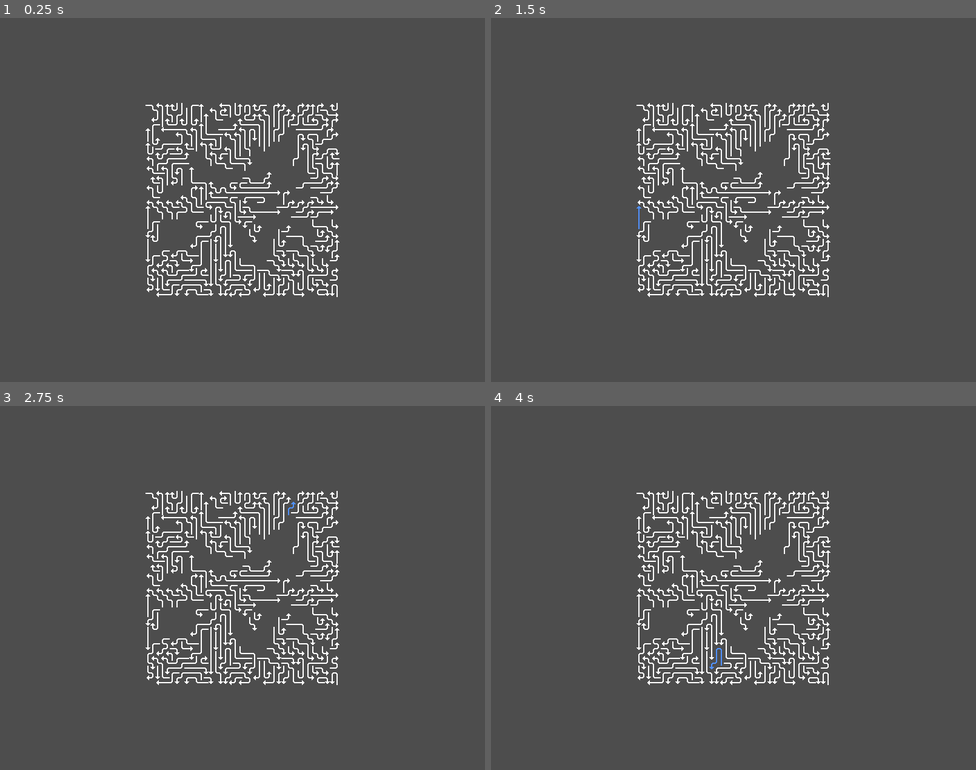
Above: before the commit, frames 1-4 (two rows, left to right).
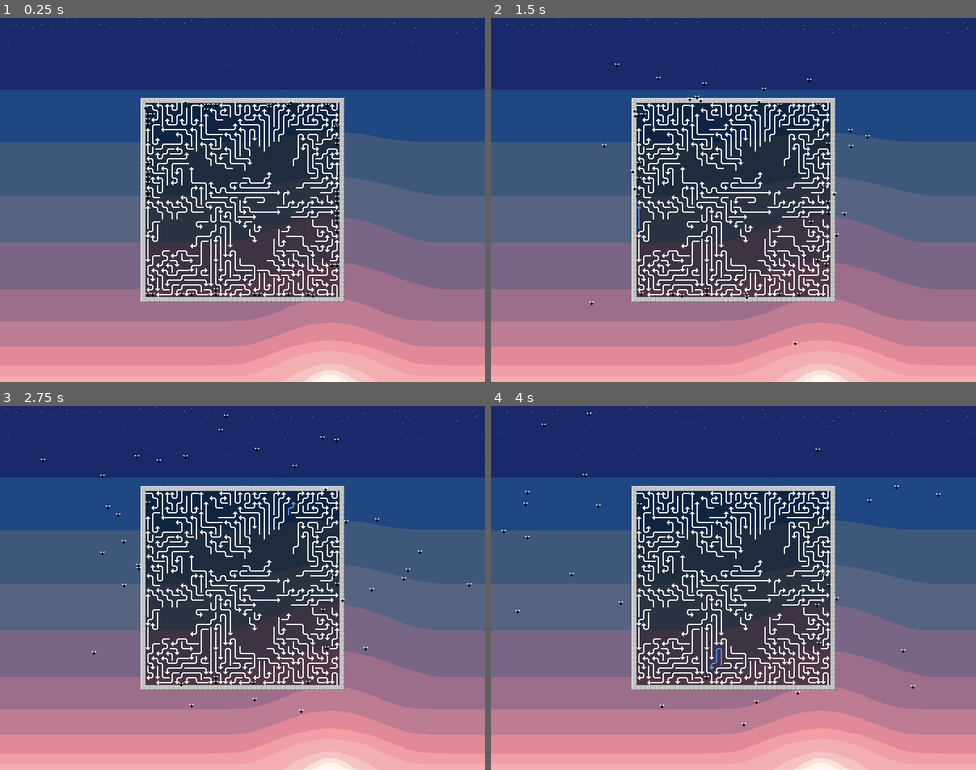
Above: after the commit, the same moments.

Repository: paulguy/arrow-game
Game: Godot game, scene res://game.tscn
Same seed, same stepped clock (60 frames per second), same inputs: the game is played once before the commit and once after it. Before the commit the project starts from res://ArrowView.tscn.
Inputs (mouse positions are in pixels of both pictures, inside the frame that each line leads up to):
- Up to frame 1 (0.25 s): no input
- Up to frame 2 (1.5 s): tap Enter at 0.5 s; move the mouse to (840, 181) at 0.52 s; click (840, 181) at 0.67 s; move the mouse to (636, 218) at 1.27 s; click (636, 218) at 1.42 s
- Up to frame 3 (2.75 s): move the mouse to (291, 507) at 2.02 s; click (291, 507) at 2.17 s
- Up to frame 4 (4 s): move the mouse to (709, 660) at 2.77 s; click (709, 660) at 2.92 s; move the mouse to (879, 642) at 3.52 s; click (879, 642) at 3.67 s

The runs differ from the first frame. In frame 1, 95% of the frame differs, in the area x 0-100%, y 0-100%; in frame 2, 95%; in frame 3, 95%; in frame 4, 95%.

Commit message:
Fix flies.
And various other odd bugs and inconsistencies.
Also added some background graphics.

Diff:
--- a/ArrowMap.gd
+++ b/ArrowMap.gd
@@ -15,6 +15,7 @@
 var size : Vector2i
 var snakes : Array[Snake]
 var occupied_by : PackedInt32Array
+var fly_id : int
 
 const OPPOSITE_SIDE : Dictionary[Side, Side] = {
 	SIDE_TOP: SIDE_BOTTOM,
@@ -68,6 +69,10 @@
 	SIDE_RIGHT: Vector2i.RIGHT
 }
 
+func space_occupied(pos : Vector2i) -> bool:
+	return occupied_by[size.x * pos.y + pos.x] >= 0 and \
+		   occupied_by[size.x * pos.y + pos.x] < len(snakes)
+
 func get_free_direction(pos : Vector2i, towards : Side) -> int:
 	var decision : Vector4 = Vector4(1.0, 1.0, 1.0, 1.0)
 
@@ -110,10 +115,10 @@
 
 	# try to prioritize following around edges and in to crevaces
 	if not top_edge:
-		if not left_edge and occupied_by[size.x * (pos.y - 1) + pos.x - 1] >= 0:
+		if not left_edge and space_occupied(pos + Vector2i.UP + Vector2i.LEFT):
 			# up left blocked
 			decision[SIDE_LEFT] *= FOLLOW_PREFERENCE
-		if occupied_by[size.x * (pos.y - 1) + pos.x] >= 0:
+		if space_occupied(pos + Vector2i.UP):
 			# up blocked
 			decision[SIDE_TOP] = 0.0
 			# prefer to follow parallel
@@ -121,55 +126,55 @@
 				decision[SIDE_LEFT] *= FOLLOW_PREFERENCE
 			elif towards == SIDE_RIGHT:
 				decision[SIDE_RIGHT] *= FOLLOW_PREFERENCE
-		if not right_edge and occupied_by[size.x * (pos.y - 1) + pos.x + 1] >= 0:
+		if not right_edge and space_occupied(pos + Vector2i.UP + Vector2i.RIGHT):
 			# up right blocked
 			decision[SIDE_RIGHT] *= FOLLOW_PREFERENCE
 
 	if not bottom_edge:
 		# away from bottom edge
-		if not left_edge and occupied_by[size.x * (pos.y + 1) + pos.x - 1] >= 0:
+		if not left_edge and space_occupied(pos + Vector2i.DOWN + Vector2i.LEFT):
 			# down left blocked
 			decision[SIDE_LEFT] *= FOLLOW_PREFERENCE
-		if occupied_by[size.x * (pos.y + 1) + pos.x] >= 0:
+		if space_occupied(pos + Vector2i.DOWN):
 			# down blocked
 			decision[SIDE_BOTTOM] = 0.0
 			if towards == SIDE_LEFT:
 				decision[SIDE_LEFT] *= FOLLOW_PREFERENCE
 			elif towards == SIDE_RIGHT:
 				decision[SIDE_RIGHT] *= FOLLOW_PREFERENCE
-		if not right_edge and occupied_by[size.x * (pos.y + 1) + pos.x + 1] >= 0:
+		if not right_edge and space_occupied(pos + Vector2i.DOWN + Vector2i.RIGHT):
 			# down right blocked
 			decision[SIDE_RIGHT] *= FOLLOW_PREFERENCE
 
 	if not left_edge:
 		# away from left edge
-		if not top_edge and occupied_by[size.x * (pos.y - 1) + pos.x - 1] >= 0:
+		if not top_edge and space_occupied(pos + Vector2i.UP + Vector2i.LEFT):
 			# up left blocked
 			decision[SIDE_TOP] *= FOLLOW_PREFERENCE
-		if occupied_by[size.x * pos.y + pos.x - 1] >= 0:
+		if space_occupied(pos + Vector2i.LEFT):
 			# left blocked
 			decision[SIDE_LEFT] = 0.0
 			if towards == SIDE_TOP:
 				decision[SIDE_TOP] *= FOLLOW_PREFERENCE
 			elif towards == SIDE_BOTTOM:
 				decision[SIDE_BOTTOM] *= FOLLOW_PREFERENCE
-		if not bottom_edge and occupied_by[size.x * (pos.y + 1) + pos.x - 1] >= 0:
+		if not bottom_edge and space_occupied(pos + Vector2i.DOWN + Vector2i.LEFT):
 			# down left blocked
 			decision[SIDE_BOTTOM] *= FOLLOW_PREFERENCE
 
 	if not right_edge:
 		# away from right edge
-		if not top_edge and occupied_by[size.x * (pos.y - 1) + pos.x + 1] >= 0:
+		if not top_edge and space_occupied(pos + Vector2i.UP + Vector2i.RIGHT):
 			# up right blocked
 			decision[SIDE_TOP] *= FOLLOW_PREFERENCE
-		if occupied_by[size.x * pos.y + pos.x + 1] >= 0:
+		if space_occupied(pos + Vector2i.RIGHT):
 			# right blocked
 			decision[SIDE_RIGHT] = 0.0
 			if towards == SIDE_TOP:
 				decision[SIDE_TOP] *= FOLLOW_PREFERENCE
 			elif towards == SIDE_BOTTOM:
 				decision[SIDE_BOTTOM] *= FOLLOW_PREFERENCE
-		if not bottom_edge and occupied_by[size.x * (pos.y + 1) + pos.x + 1] >= 0:
+		if not bottom_edge and space_occupied(pos + Vector2i.DOWN + Vector2i.RIGHT):
 			# down right blocked
 			decision[SIDE_BOTTOM] *= FOLLOW_PREFERENCE
 
@@ -217,6 +222,12 @@
 	occupied_by[size.x * pos.y + pos.x] = snake_index
 	tile_map.set_cell(pos, 0, Vector2i(0, snake_part))
 
+func apply_fly(pos : Vector2i,
+			   _snake_part : int,
+			   _snake_index : int,
+			   _arg):
+	occupied_by[size.x * pos.y + pos.x] = fly_id
+
 func delete_map(pos : Vector2i,
 				_snake_part : int,
 				_snake_index : int,
@@ -289,6 +300,13 @@
 	do_apply_snake(index, delete_map)
 	snakes[index] = DEAD_SNAKE
 
+func delete_snake_fly(index : int):
+	var snake : Snake = snakes[index]
+	if snake == DEAD_SNAKE:
+		return
+	do_apply_snake(index, apply_fly)
+	snakes[index] = DEAD_SNAKE
+
 func delete_snake_tilemap(index : int, tile_map : TileMapLayer):
 	do_apply_snake(index, delete_tilemap, tile_map)
 
@@ -302,19 +320,14 @@
 func delete_snake_astar(index : int, astar : AStarGrid2D):
 	do_apply_snake(index, delete_astar, astar)
 
-func apply_map_full(tile_map : TileMapLayer):
-	tile_map.clear()
-
-	for i in len(snakes):
-		apply_snake_tilemap(i, tile_map)
-
-	tile_map.notify_runtime_tile_data_update()
-
 func apply_astar(astar : AStarGrid2D):
+	var pos : Vector2i
+
 	for y in size.y:
 		for x in size.x:
-			if occupied_by[size.x * y + x] < 0:
-				astar.set_point_solid(Vector2i(x, y), false)
+			pos = Vector2i(x, y)
+			if not space_occupied(pos):
+				astar.set_point_solid(pos, false)
 
 func do_move_snake(index : int,
 				   towards : Side,
@@ -376,9 +389,8 @@
 	snakes.append(snake)
 	var index : int = len(snakes) - 1
 	do_apply_snake(index, apply_map_checked)
-	var update : Vector2i = UPDATE_POS[towards]
 	for i in initial:
-		if occupied_by[size.x * (snake.pos.y + update.y) + (snake.pos.x + update.x)] >= 0:
+		if space_occupied(snake.pos + UPDATE_POS[towards]):
 			break
 		do_move_snake(index, towards, apply_map_checked)
 	for i in length - 2:
@@ -403,6 +415,7 @@
 	occupied_by.fill(-1)
 	snakes = []
 
+	# just access occupied_by directly here because flies aren't placed yet
 	var empties : bool = true
 	var chance : float = BASE_CHANCE
 	while empties:
@@ -446,47 +459,34 @@
 					chance = BASE_CHANCE
 			chance *= CHANCE_MULTIPLIER
 
+	# use an out of range ID for flies
+	fly_id = len(snakes) + 1
+
 	# final process the snakes
 	for i in len(snakes):
 		# delete overly short snakes
 		if len(snakes[i].nextTowards) < min_length - 1:
-			# TODO create flies
-			delete_snake_map(i)
+			delete_snake_fly(i)
 		else:
 			# snakes are coming in from the edges, so point them back towards the edges
 			snakes[i].reverse()
 			do_apply_snake(i, apply_map)
 
+func apply_map_full(tile_map : TileMapLayer):
+	tile_map.clear()
+
+	for i in len(snakes):
+		apply_snake_tilemap(i, tile_map)
+	for y in size.y:
+		for x in size.x:
+			if occupied_by[size.x * y + x] == fly_id:
+				tile_map.set_cell(Vector2i(x, y), 0, Vector2i(0, ArrowCell.FLY))
+
+	tile_map.notify_runtime_tile_data_update()
+
 func select_snake(pos : Vector2i) -> int:
-	if pos.x < 0 or pos.y < 0 or pos.x >= size.x or pos.y >= size.y:
+	if pos.x < 0 or pos.y < 0 or \
+	   pos.x >= size.x or pos.y >= size.y or \
+	   not space_occupied(pos):
 		return -1
 	return occupied_by[size.x * pos.y + pos.x]
-
-func get_random_free_fly(astar : AStarGrid2D) -> Array[Vector2i]:
-	var from : Vector2i = Vector2i(randi_range(astar.region.position.x + 1, astar.region.end.x - 2),
-								   randi_range(astar.region.position.y + 1, astar.region.end.y - 2))
-	# TODO select from flies
-	return []
-
-	var center : Vector2i = astar.region.get_center()
-	var to : Vector2i = Vector2i.ZERO
-	if from.x > size.y - 1 - from.y:
-		if from.x > from.y:
-			# right
-			to = Vector2i(astar.region.end.x - 1, center.y)
-		else:
-			# bottom
-			to = Vector2i(center.x, astar.region.end.y - 1)
-	else:
-		if from.x > from.y:
-			# top
-			to = Vector2i(center.x, astar.region.position.y)
-		else:
-			# left
-			to = Vector2i(astar.region.position.x, center.y)
-
-	var path : Array[Vector2i] = astar.get_id_path(from, to)
-	if len(path) > 0:
-		# TODO delete fly
-		return path
-	return []
--- a/ArrowView.gd
+++ b/ArrowView.gd
@@ -1,7 +1,6 @@
 extends Node2D
 
 const FLY_CHANCE : float = 0.01
-const DEFAULT_SIZE : Vector2i = Vector2i(40, 40)
 
 @onready var tile_map : TileMapLayer = $"ArrowTileMap"
 var fly_res : Resource = preload("res://fly.tscn")
@@ -14,8 +13,10 @@
 var offscreen_overhang : int
 var astar : AStarGrid2D
 
+func _ready():
+	position = tile_map.tile_set.tile_size
+
 func make_map(size : Vector2i):
-	position = (get_viewport_rect().end - Vector2(size * tile_map.tile_set.tile_size)) / 2.0
 	if arrow_map != null:
 		arrow_map.free()
 	arrow_map = ArrowMap.new(size, 3, 10)
@@ -32,9 +33,6 @@
 
 	arrow_map.apply_astar(astar)
 	#astar.update()
-
-func _ready():
-	make_map(DEFAULT_SIZE)
 
 func set_snake_column(snake : Snake, column : int):
 	var pos : Vector2i = snake.pos
@@ -63,18 +61,58 @@
 					set_snake_column(arrow_map.snakes[snake_idx], 1)
 					last_snake = snake_idx
 
+func get_fly_path(from : Vector2i) -> Array[Vector2i]:
+	var center : Vector2i = astar.region.get_center()
+	var to : Vector2i = Vector2i.ZERO
+	if from.x > arrow_map.size.y - 1 - from.y:
+		if from.x > from.y:
+			# right
+			to = Vector2i(astar.region.end.x - 1, center.y)
+		else:
+			# bottom
+			to = Vector2i(center.x, astar.region.end.y - 1)
+	else:
+		if from.x > from.y:
+			# top
+			to = Vector2i(center.x, astar.region.position.y)
+		else:
+			# left
+			to = Vector2i(astar.region.position.x, center.y)
+
+	return astar.get_id_path(from, to)
+
+func clear_fly(from : Vector2i):
+	# mark space empty
+	arrow_map.occupied_by[arrow_map.size.x * from.y + from.x] = -1
+	tile_map.erase_cell(from)
+
+func pop_random_free_fly(astar : AStarGrid2D) -> Array[Vector2i]:
+	# select within borders, astar grid is from -1,-1 to size+2, size+2
+	var from : Vector2i = Vector2i(randi_range(0, astar.region.end.x - 2),
+								   randi_range(0, astar.region.end.y - 2))
+	if tile_map.get_cell_atlas_coords(from).y != ArrowMap.ArrowCell.FLY:
+		# if not a fly, return
+		return []
+
+	var path : Array[Vector2i] = get_fly_path(from)
+	if len(path) > 0:
+		clear_fly(from)
+		return path
+	return []
+
+func make_fly(flypath : Array[Vector2i]):
+	var fly : RigidBody2D = fly_res.instantiate()
+	fly.path = flypath
+	fly.region = Rect2(tile_map.tile_set.tile_size, (arrow_map.size - Vector2i.ONE) * tile_map.tile_set.tile_size)
+	fly.cell_size = tile_map.tile_set.tile_size
+	fly.position = Vector2(flypath[0] * tile_map.tile_set.tile_size)
+	add_child(fly)
+
 func _physics_process(_delta : float):
 	for i in arrow_map.size.x * arrow_map.size.y * FLY_CHANCE:
-		var flypath : Array[Vector2i] = arrow_map.get_random_free_fly(astar)
+		var flypath : Array[Vector2i] = pop_random_free_fly(astar)
 		if len(flypath) > 0 and flypath[0].x >= 0 and flypath[0].y >= 0:
-			tile_map.erase_cell(flypath[0])
-			var fly : RigidBody2D = fly_res.instantiate()
-			fly.path = flypath
-			fly.region = Rect2(tile_map.tile_set.tile_size, (arrow_map.size - Vector2i.ONE) * tile_map.tile_set.tile_size)
-			fly.cell_size = tile_map.tile_set.tile_size
-			fly.position = Vector2(flypath[0] * tile_map.tile_set.tile_size)
-			add_child(fly)
-	tile_map.notify_runtime_tile_data_update()
+			make_fly(flypath)
 
 	if active_snake != null:
 		var snake = arrow_map.snakes[active_index]
@@ -93,13 +131,21 @@
 			# need to append to the arrow_map's array of snakes first
 			arrow_map.snakes.append(active_snake)
 			# delete the snake in its original position from the AStarGrid2D
-			arrow_map.delete_snake_astar(-1, astar)
+			arrow_map.delete_snake_astar(len(arrow_map.snakes) - 1, astar)
 			arrow_map.snakes.pop_back()
 
 			active_snake.free()
 			active_snake = null
 		else:
 			pos += ArrowMap.UPDATE_POS[active_snake.headTowards]
+			# check for flies and immediately release them
+			if tile_map.get_cell_atlas_coords(pos).y == ArrowMap.ArrowCell.FLY:
+				clear_fly(pos)
+				var path : Array[Vector2i] = get_fly_path(pos)
+				if len(path) == 0:
+					path = [pos]
+				make_fly(path)
+
 			# check if the space is empty or will be empty when the snake moves
 			if arrow_map.occupied_by[arrow_map.size.x * pos.y + pos.x] < 0 or \
 			   pos == arrow_map.snakes[active_index].get_tail_pos():
@@ -117,20 +163,25 @@
 	if offscreen_snake != null:
 		# snake moving out of the map
 		if (offscreen_snake.headTowards == SIDE_LEFT and \
-		   (offscreen_snake.pos.x + offscreen_overhang) * tile_map.tile_set.tile_size.x + position.x < 0) or \
+		   (offscreen_snake.pos.x + offscreen_overhang) * tile_map.tile_set.tile_size.x + global_position.x < 0) or \
 		   (offscreen_snake.headTowards == SIDE_RIGHT and \
-		   (offscreen_snake.pos.x - offscreen_overhang) * tile_map.tile_set.tile_size.x + position.x > get_viewport_rect().end.x) or \
+		   (offscreen_snake.pos.x - offscreen_overhang) * tile_map.tile_set.tile_size.x + global_position.x > get_viewport_rect().end.x) or \
 		   (offscreen_snake.headTowards == SIDE_TOP and \
-		   (offscreen_snake.pos.y + offscreen_overhang) * tile_map.tile_set.tile_size.y + position.y < 0) or \
+		   (offscreen_snake.pos.y + offscreen_overhang) * tile_map.tile_set.tile_size.y + global_position.y < 0) or \
 		   (offscreen_snake.headTowards == SIDE_BOTTOM and \
-		   (offscreen_snake.pos.y - offscreen_overhang) * tile_map.tile_set.tile_size.y + position.y > get_viewport_rect().end.y):
+		   (offscreen_snake.pos.y - offscreen_overhang) * tile_map.tile_set.tile_size.y + global_position.y > get_viewport_rect().end.y):
 			# went offscreen
 			arrow_map.snakes.append(offscreen_snake)
-			arrow_map.delete_snake_tilemap(-1, tile_map)
+			arrow_map.delete_snake_tilemap(len(arrow_map.snakes) - 1, tile_map)
 			arrow_map.snakes.pop_back()
 			offscreen_snake.free()
 			offscreen_snake = null
 		else:
 			arrow_map.snakes.append(offscreen_snake)
-			arrow_map.move_snake_tilemap(-1, offscreen_snake.headTowards, tile_map)
+			arrow_map.move_snake_tilemap(len(arrow_map.snakes) - 1, offscreen_snake.headTowards, tile_map)
 			arrow_map.snakes.pop_back()
+
+	tile_map.notify_runtime_tile_data_update()
+
+func get_tile_size() -> Vector2i:
+	return tile_map.tile_set.tile_size
--- /dev/null
+++ b/game.gd
@@ -0,0 +1,53 @@
+extends Node2D
+
+const DEFAULT_SIZE : Vector2i = Vector2i(40, 40)
+
+const BORDER_TL : Vector2i = Vector2i(0, 0)
+const BORDER_TL_ALT : int = 0
+const BORDER_TR : Vector2i = Vector2i(1, 0)
+const BORDER_TR_ALT : int = 0
+const BORDER_BL : Vector2i = Vector2i(1, 0)
+const BORDER_BL_ALT : int = 1
+const BORDER_BR : Vector2i = Vector2i(2, 0)
+const BORDER_BR_ALT : int = 0
+const BORDER_T : Vector2i = Vector2i(3, 0)
+const BORDER_T_ALT : int = 0
+const BORDER_B : Vector2i = Vector2i(4, 0)
+const BORDER_B_ALT : int = 0
+const BORDER_L : Vector2i = Vector2i(3, 0)
+const BORDER_L_ALT : int = 1
+const BORDER_R : Vector2i = Vector2i(4, 0)
+const BORDER_R_ALT : int = 1
+const BORDER_BG : Vector2i = Vector2i(5, 0)
+
+@onready var arrow_view : Node2D = $"Border/ArrowView"
+@onready var border : TileMapLayer = $"Border"
+@onready var field_bg : Polygon2D = $"Border/Field Background"
+
+func setup_map(size : Vector2i):
+	var tile_size : Vector2 = Vector2(border.tile_set.tile_size)
+	border.position = (get_viewport_rect().end - Vector2(size * arrow_view.get_tile_size())) / 2.0 - tile_size
+	border.set_cell(Vector2i(0, 0), 0, BORDER_TL, BORDER_TL_ALT)
+	border.set_cell(Vector2i(size.x + 1, 0), 0, BORDER_TR, BORDER_TR_ALT)
+	border.set_cell(Vector2i(0, size.y + 1), 0, BORDER_BL, BORDER_BL_ALT)
+	border.set_cell(Vector2i(size.x + 1, size.y + 1), 0, BORDER_BR, BORDER_BR_ALT)
+	for x in size.x:
+		border.set_cell(Vector2i(x + 1, 0), 0, BORDER_T, BORDER_T_ALT)
+		border.set_cell(Vector2i(x + 1, size.y + 1), 0, BORDER_B, BORDER_B_ALT)
+	for y in size.y:
+		border.set_cell(Vector2i(0, y + 1), 0, BORDER_L, BORDER_L_ALT)
+		border.set_cell(Vector2i(size.x + 1, y + 1), 0, BORDER_R, BORDER_R_ALT)
+#	for y in size.y:
+#		for x in size.x:
+#			border.set_cell(Vector2i(x + 1, y + 1), 0, BORDER_BG)
+	field_bg.position = tile_size
+	field_bg.polygon = PackedVector2Array([
+		Vector2(0, 0),
+		Vector2(size.x, 0) * tile_size,
+		Vector2(size) * tile_size,
+		Vector2(0, size.y) * tile_size
+	])
+	arrow_view.make_map(size)
+
+func _ready():
+	setup_map(DEFAULT_SIZE)
--- a/game.tscn
+++ b/game.tscn
@@ -1,7 +1,44 @@
 [gd_scene format=3 uid="uid://buu73g1xdeni6"]
 
 [ext_resource type="PackedScene" uid="uid://decli3x5cit4b" path="res://ArrowView.tscn" id="1_80nbo"]
+[ext_resource type="Script" uid="uid://u033pomy8yui" path="res://game.gd" id="1_fc0e3"]
+[ext_resource type="Texture2D" uid="uid://bwpn0yy51x4p" path="res://background-1.png" id="2_e2o6t"]
+[ext_resource type="Texture2D" uid="uid://d1kv6id8hlo2a" path="res://border.png" id="3_7jktm"]
+
+[sub_resource type="TileSetAtlasSource" id="TileSetAtlasSource_ryrav"]
+texture = ExtResource("3_7jktm")
+texture_region_size = Vector2i(8, 8)
+0:0/0 = 0
+1:0/next_alternative_id = 2
+1:0/0 = 0
+1:0/1 = 1
+1:0/1/transpose = true
+2:0/0 = 0
+3:0/next_alternative_id = 2
+3:0/0 = 0
+3:0/1 = 1
+3:0/1/transpose = true
+4:0/next_alternative_id = 2
+4:0/0 = 0
+4:0/1 = 1
+4:0/1/transpose = true
+5:0/0 = 0
+
+[sub_resource type="TileSet" id="TileSet_o8fo8"]
+tile_size = Vector2i(8, 8)
+sources/0 = SubResource("TileSetAtlasSource_ryrav")
 
 [node name="Game" type="Node2D" unique_id=314868065]
+script = ExtResource("1_fc0e3")
 
-[node name="ArrowView" parent="." unique_id=396112226 instance=ExtResource("1_80nbo")]
+[node name="Background" type="Sprite2D" parent="." unique_id=156453144]
+texture = ExtResource("2_e2o6t")
+centered = false
+
+[node name="Border" type="TileMapLayer" parent="." unique_id=1969743279]
+tile_set = SubResource("TileSet_o8fo8")
+
+[node name="Field Background" type="Polygon2D" parent="Border" unique_id=49738478]
+color = Color(0, 0, 0, 0.49803922)
+
+[node name="ArrowView" parent="Border" unique_id=396112226 instance=ExtResource("1_80nbo")]
--- a/project.godot
+++ b/project.godot
@@ -11,7 +11,7 @@
 [application]
 
 config/name="Arrow Game"
-run/main_scene="res://ArrowView.tscn"
+run/main_scene="uid://buu73g1xdeni6"
 config/features=PackedStringArray("4.7", "Forward Plus")
 config/icon="res://icon.svg"
 
Binary file changed: arrow_tiles.aseprite
Binary file changed: arrow_tiles.png
Binary file added: background-1.aseprite
Binary file added: background-1.png
Not shown, added: background-1.png.import
Binary file added: border.aseprite
Binary file added: border.png
Not shown, added: border.png.import
Not shown, added: game.gd.uid
